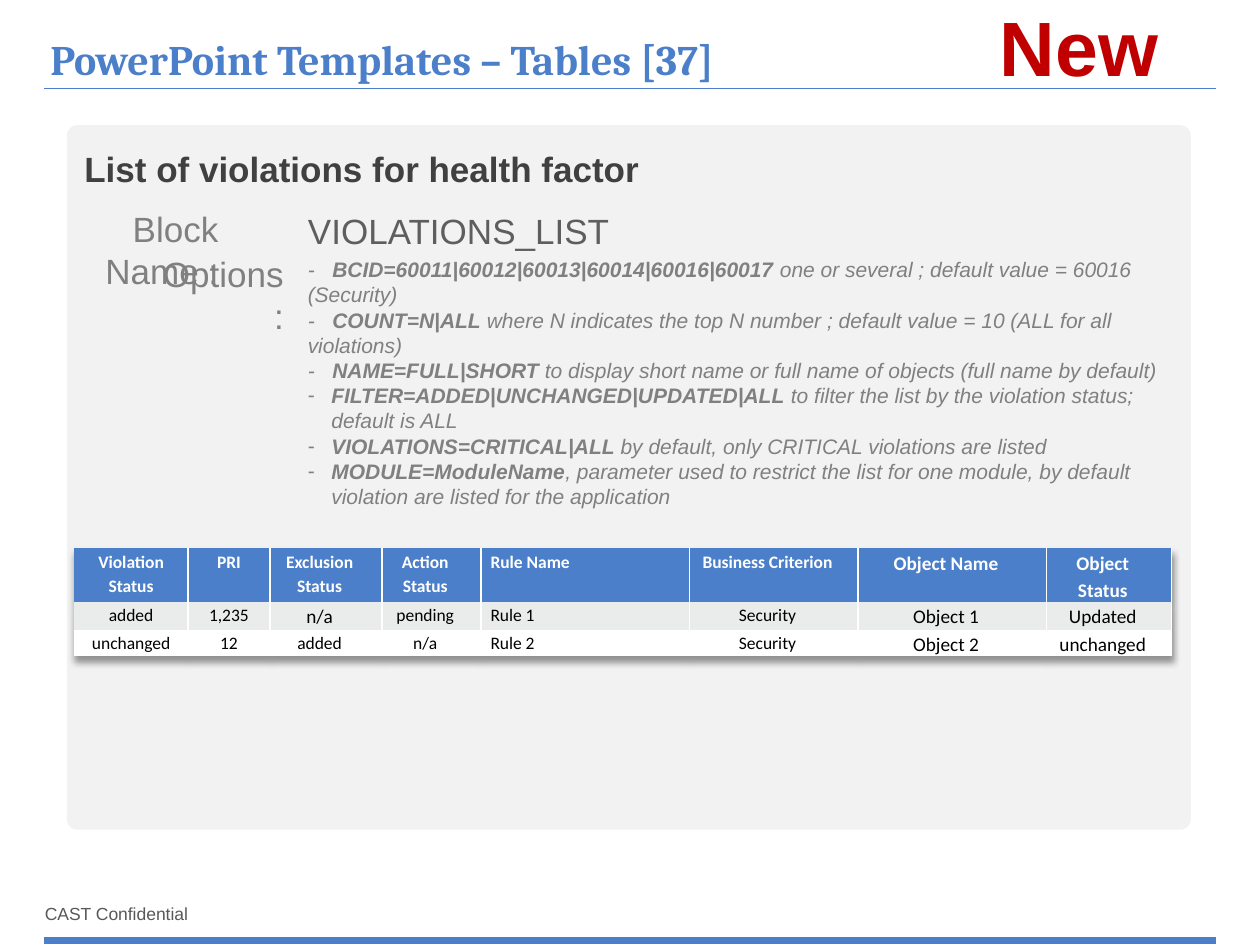
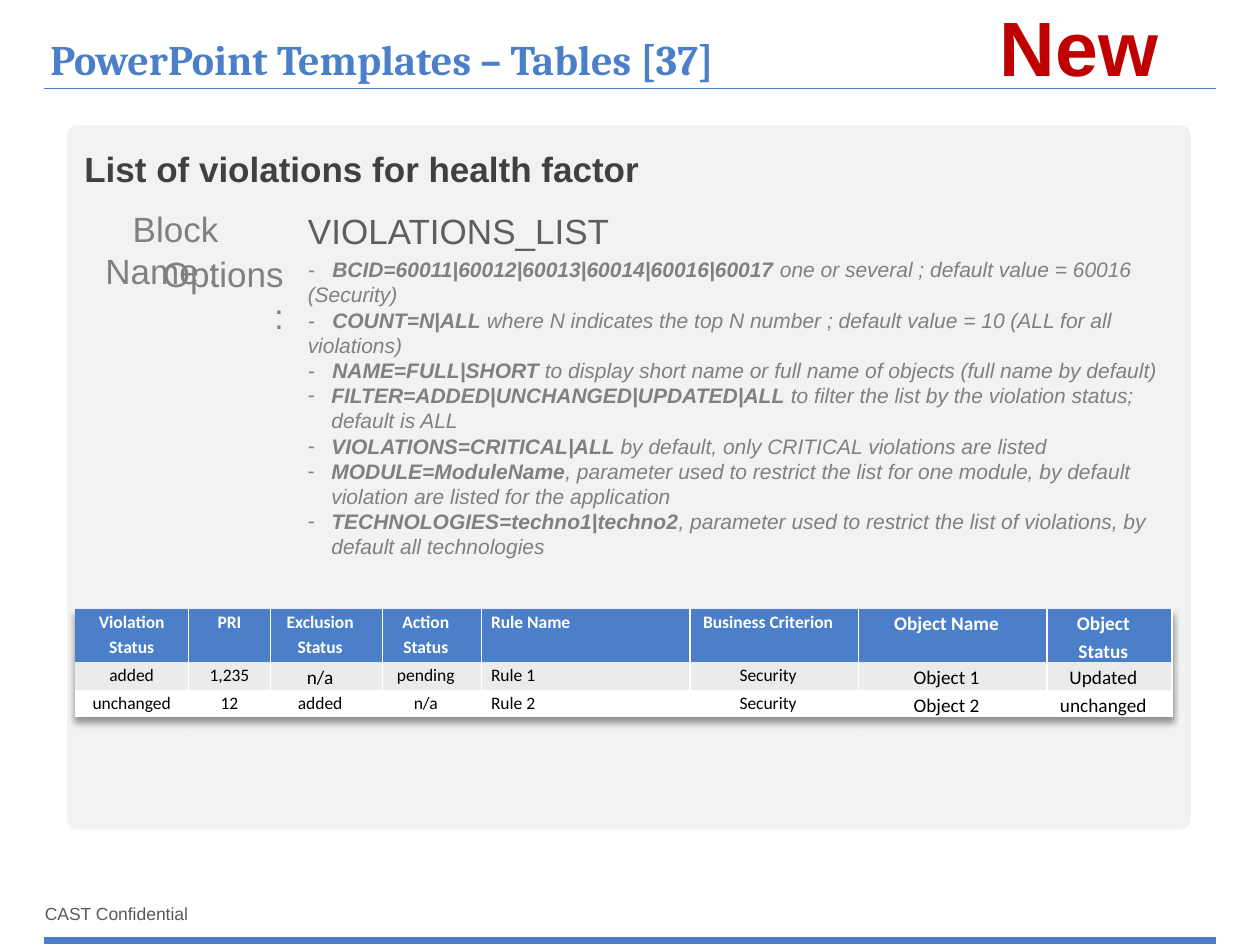
Before and after one commit to CAST-projects/ReportGenerator, a slide deck: slide 68 of CastReporting.Reporting/TemplatesFiles/1- Powerpoint-components-library.pptx. Drawn at 1260x945 pixels with LibreOffice and Linux fonts; fonts in the diff are those of the drawing; background and template pictures are left out. Boxes give left, top, right and bottom in pixels: in the first picture for what was removed or moved away, otherwise in the second. Text is boxed around its words. In the diff, an @@ line names an element or a change of style, - is before the commit and + after.

Commit message:
REPORTGEN-282 : add filter by techno

```diff
--- a/CastReporting.Reporting/TemplatesFiles/1- Powerpoint-components-library.pptx
+++ b/CastReporting.Reporting/TemplatesFiles/1- Powerpoint-components-library.pptx
@@ text at <box>331,514,1145,558</box>: paragraph added @@
+– TECHNOLOGIES=techno1|techno2, parameter used to restrict the list of violations, by default all technologies
@@ table: place and size @@
-table at <box>74,548,1172,659</box>
+table at <box>74,609,1172,720</box>
```
Also in this commit, not shown: 10 other files.
